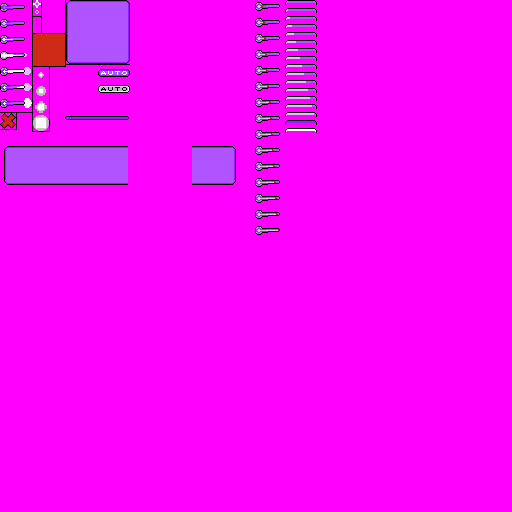
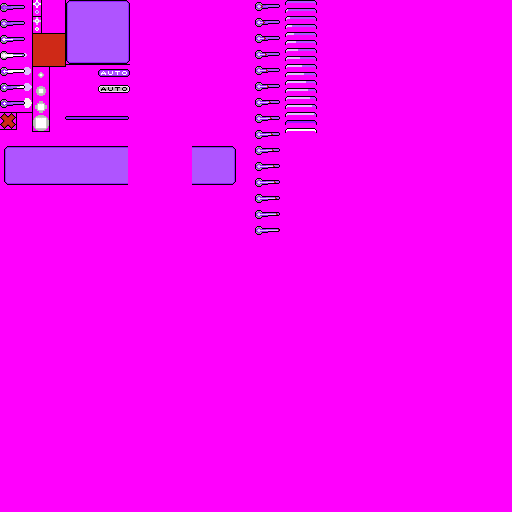
Layer changes from the first 512x512 image to the second:
added layer "bulletbonus" above "bullet" over bbox(33, 17, 41, 31)
